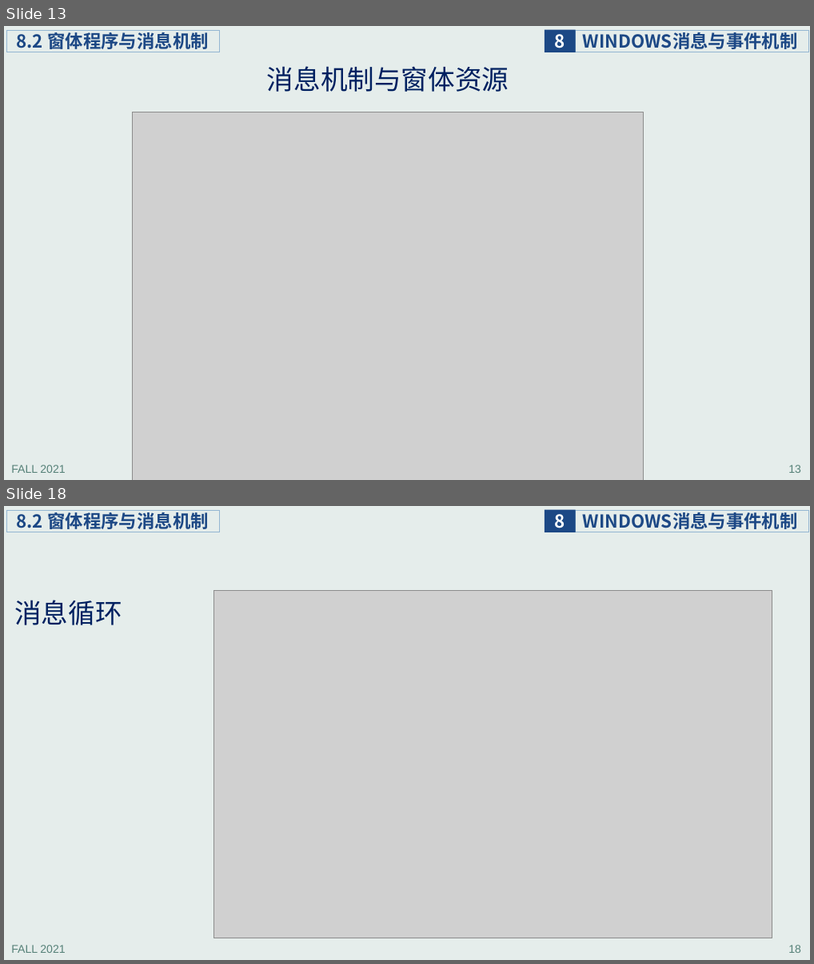
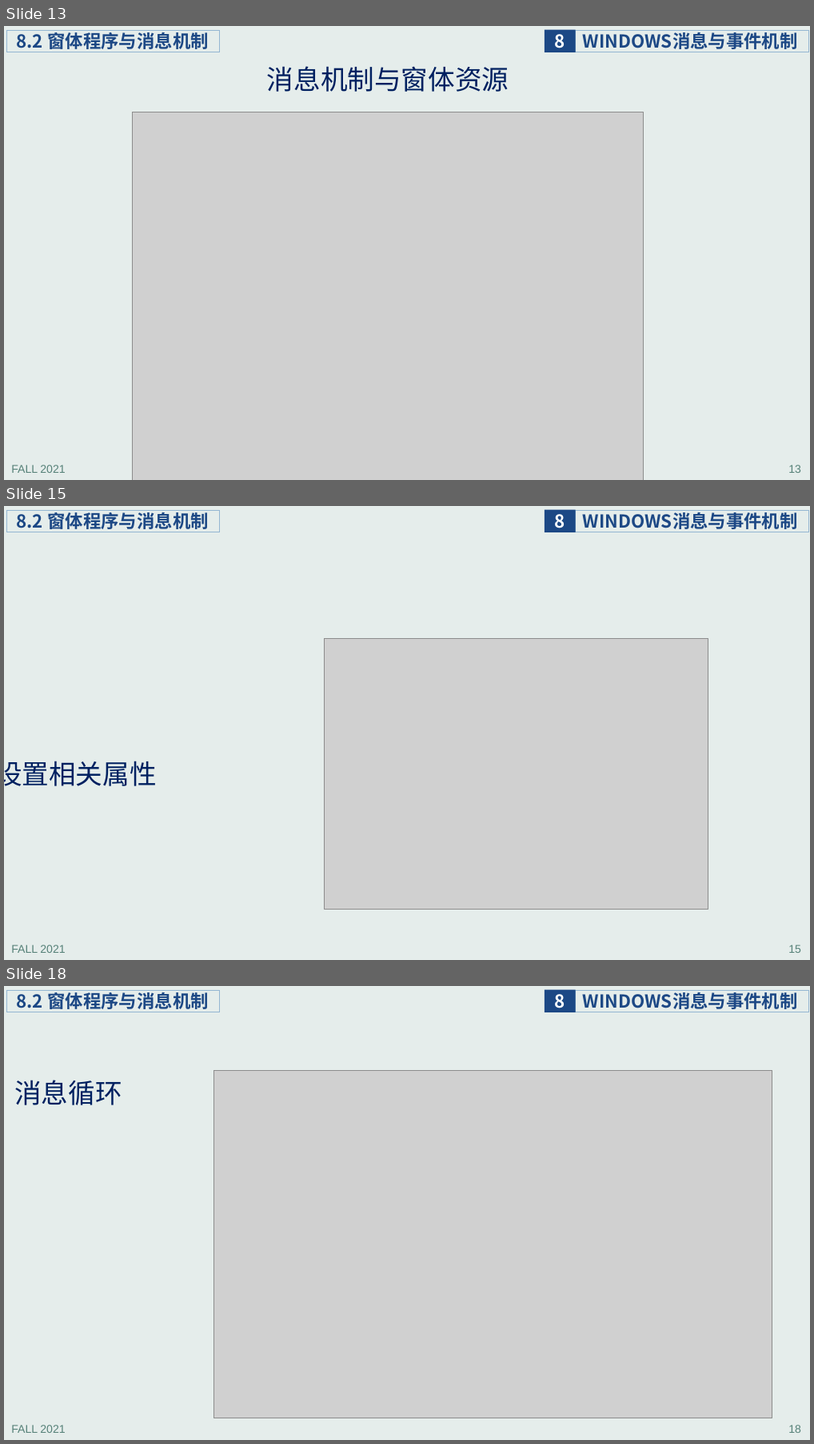
Before and after one commit to principleWindows/win-principle-2021, a slide deck: slides/instruction/principleWindows_8.pptx. Shown one above the other, each under a label of ours: slides 13 and 18 before the commit, slides 13, 15 and 18 after it; the slides between them are not shown. The pictures are 814x964 and 814x1444 pixels, drawn with LibreOffice and Linux fonts; fonts in the diff are those of the drawing; grey boxes stand for pictures. Boxes give left, top, right and bottom in pixels: in the first picture for what was removed or moved away, otherwise in the second. Text is boxed around its words. In the diff, an @@ line names an element or a change of style, - is before the commit and + after.

```diff
--- a/slides/instruction/principleWindows_8.pptx
+++ b/slides/instruction/principleWindows_8.pptx
@@ slide 15 added at <box>4,506,810,960</box>, background #E5EDEB; not listed: 5 template elements that a slide beside it also shows @@
@@ picture added at <box>325,639,709,908</box> @@
@@ title added at <box>4,760,157,786</box>, 32 pt, text #002060 @@
+设置相关属性
```
Also in this commit, not shown: 13 slides changed, 1 slide removed, 9 other files.
